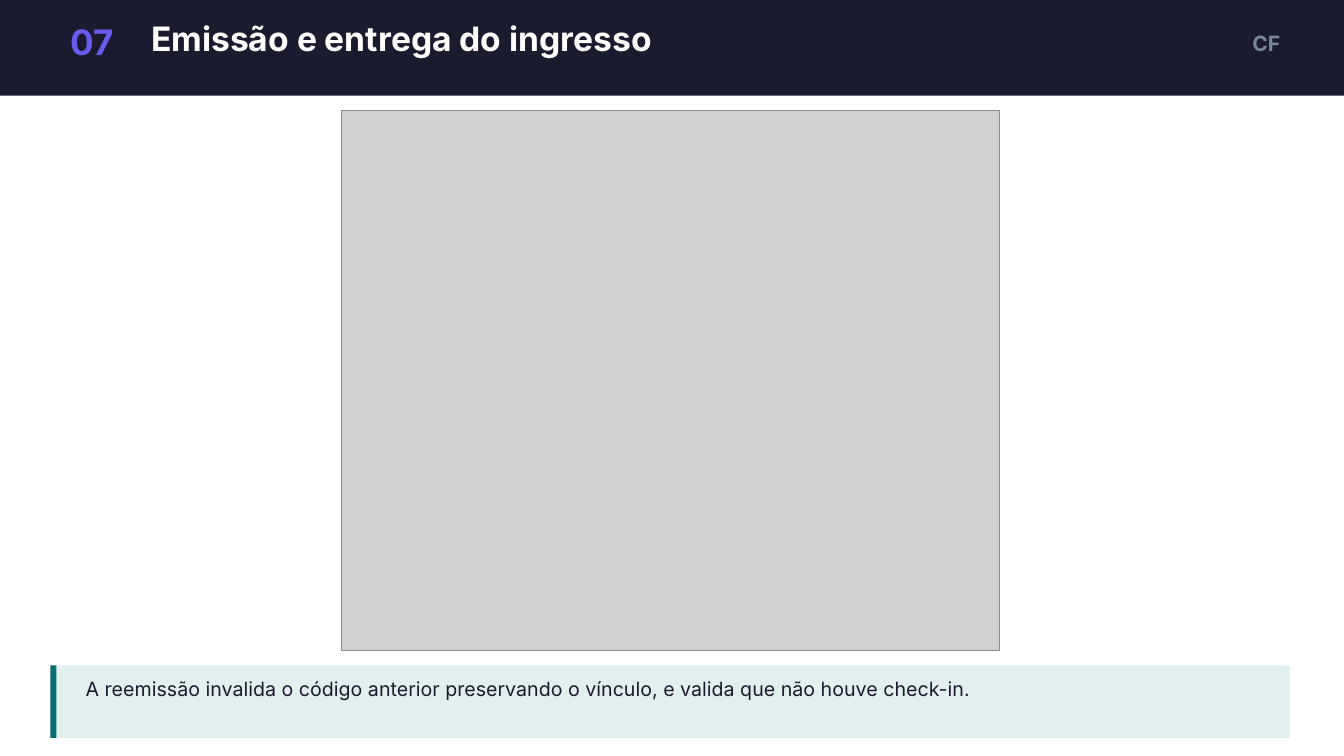
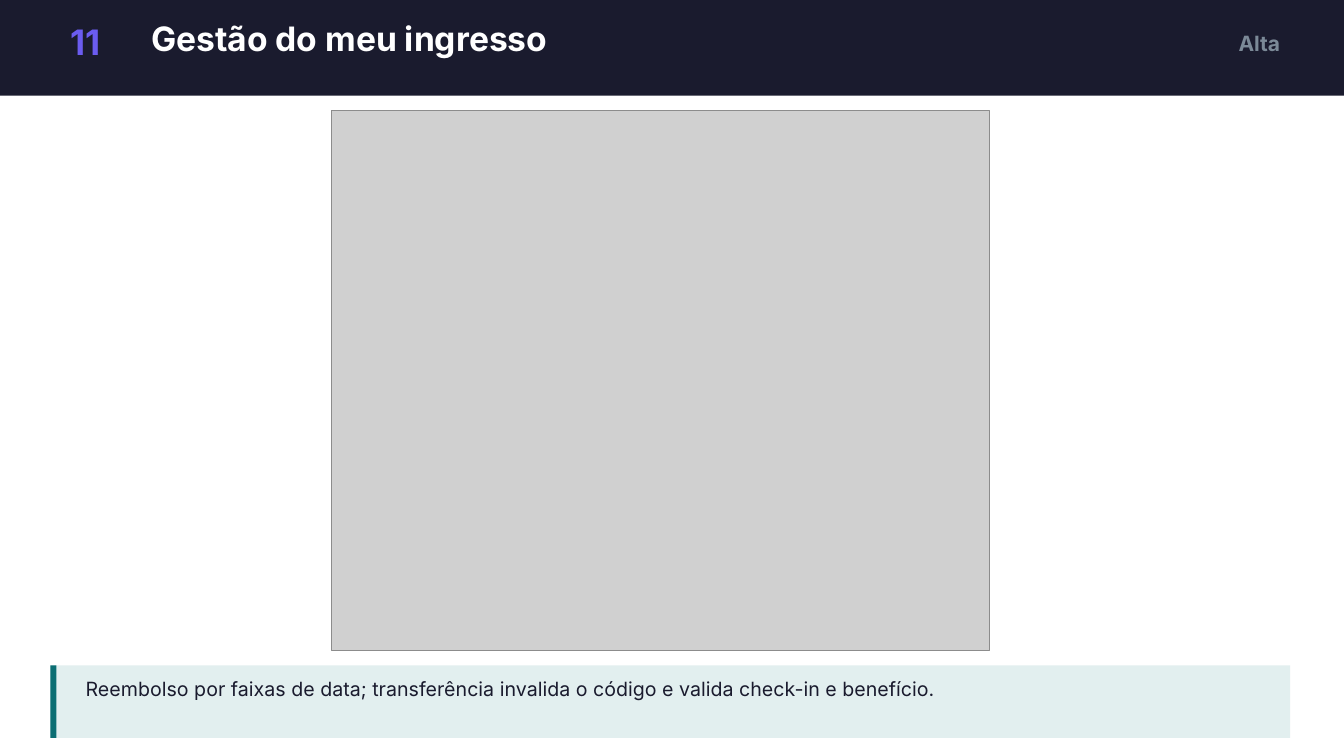
Before and after one commit to dudumalheiros/BilhetePass, a slide deck: slide 15 of docs/slides/BilhetePass-apresentacao.pptx. Drawn at 1344x756 pixels with LibreOffice and Linux fonts; fonts in the diff are those of the drawing; grey boxes stand for pictures. Boxes give left, top, right and bottom in pixels: in the first picture for what was removed or moved away, otherwise in the second. Text is boxed around its words. In the diff, an @@ line names an element or a change of style, - is before the commit and + after.

```diff
--- a/docs/slides/BilhetePass-apresentacao.pptx
+++ b/docs/slides/BilhetePass-apresentacao.pptx
@@ text at (x1=71, y1=29, x2=101, y2=55): text changed @@
-07
+11
@@ text at (x1=151, y1=25, x2=547, y2=59): text changed @@
-Emissão e entrega do ingresso
+Gestão do meu ingresso
@@ text at (x1=1239, y1=36, x2=1281, y2=51): text changed @@
-CF
+Alta
@@ picture moved from (x1=342, y1=111, x2=1000, y2=650) to (x1=332, y1=111, x2=990, y2=650) @@
@@ text at (x1=86, y1=681, x2=934, y2=701): text changed @@
-A reemissão invalida o código anterior preservando o vínculo, e valida que não houve check-in.
+Reembolso por faixas de data; transferência invalida o código e valida check-in e benefício.
```
Also in this commit, not shown: 5 other slides changed, 9 slides added, 9 slides removed.
